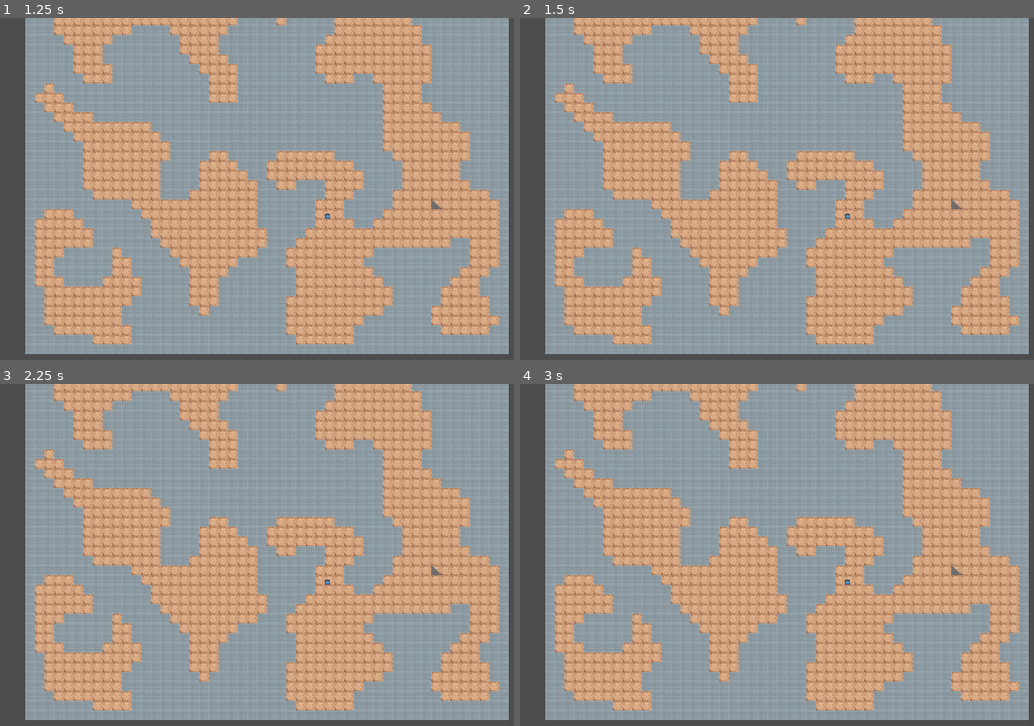
Above: before the commit, frames 1-4 (two rows, left to right).
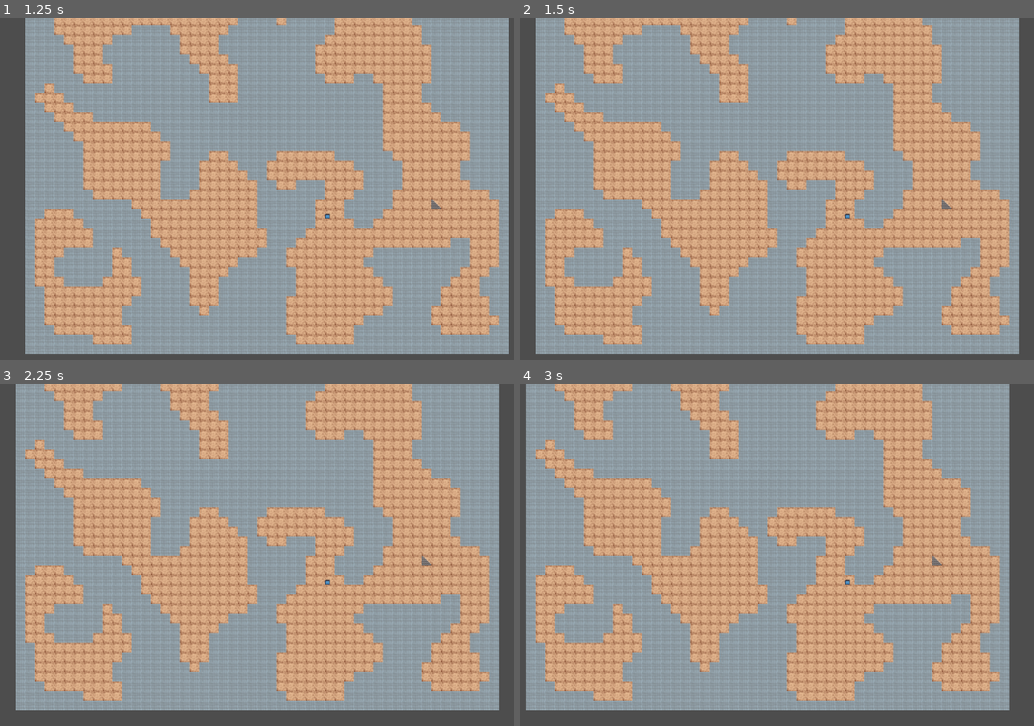
Above: after the commit, the same moments.

Repository: serviux/MysteryDungeon
Game: Godot game, scene res://main.tscn
Same seed, same stepped clock (60 frames per second), same inputs: the game is played once before the commit and once after it. The engine's default icon, where the game draws it, is replaced by a stand-in: a white triangle on a blue panel in a dark square.
Inputs:
- Up to frame 1 (1.25 s): tap Enter at 0.5 s; hold D (move_right) from 0.53 s (still down)
- Up to frame 2 (1.5 s): tap Space at 1.25 s; release D (move_right) at 1.28 s; hold S (move_down) from 1.28 s (still down)
- Up to frame 3 (2.25 s): tap Enter at 2 s; release S (move_down) at 2.03 s; hold D (move_right) from 2.03 s (still down)
- Up to frame 4 (3 s): tap Space at 2.75 s; release D (move_right) at 2.78 s; hold W (move_up) from 2.78 s (still down)

Frame 1 is identical in both runs. In frame 2, 16% of the frame differs, in the area x 3-99%, y 0-99%; in frame 3, 21%; in frame 4, 34%, in the area x 1-99%, y 0-99%.

Commit message:
updated movement to be locked to grid

Diff:
--- a/Scripts/Floor/MapGeneration.gd
+++ b/Scripts/Floor/MapGeneration.gd
@@ -95,6 +95,7 @@
 				var coords = Vector2i(x,y)
 				walkable_coords.append(coords)
 
+
 func _fill_tiles():
 	"""
 	fills the respective tiles based off the map the corrosponding type in the map
@@ -185,7 +186,6 @@
 		random_point = Vector2i(map_rand_x, map_rand_y)
 
 	return random_point
-
 
 
 func smooth_map():
--- a/Scripts/Player/Player.gd
+++ b/Scripts/Player/Player.gd
@@ -16,25 +16,24 @@
 func _physics_process(delta):
 	_movement()
 
-
 func _movement():
-	if(Input.is_action_just_pressed("move_up") and Input.is_action_just_pressed("move_right")):
+	if(Input.is_action_just_released("move_up") and Input.is_action_just_released("move_right")):
 		move.emit(CONSTANTS.DIRECTION.NORTH_EAST)
-	if(Input.is_action_just_pressed("move_up") and Input.is_action_just_pressed("move_left")):
+	if(Input.is_action_just_released("move_up") and Input.is_action_just_released("move_left")):
 		move.emit(CONSTANTS.DIRECTION.NORTH_WEST)
-	if(Input.is_action_just_pressed("move_down") and Input.is_action_just_pressed("move_right")):
+	if(Input.is_action_just_released("move_down") and Input.is_action_just_released("move_right")):
 		move.emit(CONSTANTS.DIRECTION.SOUTH_EAST)
-	if(Input.is_action_just_pressed("move_down") and Input.is_action_just_pressed("move_left")):
+	if(Input.is_action_just_released("move_down") and Input.is_action_just_released("move_left")):
 		move.emit(CONSTANTS.DIRECTION.SOUTH_WEST)
 
 
-	if(Input.is_action_just_pressed("move_right")):
+	if(Input.is_action_just_released("move_right")):
 		move.emit(CONSTANTS.DIRECTION.EAST)
-	if(Input.is_action_just_pressed("move_left")):
+	if(Input.is_action_just_released("move_left")):
 		move.emit(CONSTANTS.DIRECTION.WEST)
-	if(Input.is_action_just_pressed("move_down")):
+	if(Input.is_action_just_released("move_down")):
 		move.emit(CONSTANTS.DIRECTION.SOUTH)
-	if(Input.is_action_just_pressed("move_up")):
+	if(Input.is_action_just_released("move_up")):
 		move.emit(CONSTANTS.DIRECTION.NORTH)
 
 
@@ -56,37 +55,45 @@
 	#get current position of player on the map
 	var ground_layer = map_generator.tile_map_layers[CONSTANTS.TILE_IDX.GROUND]
 	var map_pos = ground_layer.local_to_map(position)
-	print("Current Player position x: %s y: %s" %[map_pos.x, map_pos.y] )
+	print("Current Player Map position x: %s y: %s Current World Position x: %s, y: %s" %[map_pos.x, map_pos.y, position.x, position.y] )
 	print("Current Player Direction: %s" %[GameConstants.DIRECTION.keys()[Direction]] )
 
-	var movement = Vector2i.ZERO
+	var movement = map_pos
 
 	match Direction:
 		CONSTANTS.DIRECTION.NORTH:
-			movement = Vector2i(0, -1)
+			movement += Vector2i(0, -1)
 		CONSTANTS.DIRECTION.NORTH_EAST:
-			movement = Vector2i(1, -1)
+			movement += Vector2i(1, -1)
 		CONSTANTS.DIRECTION.EAST:
-			movement = Vector2i(1, 0)
+			movement += Vector2i(1, 0)
 		CONSTANTS.DIRECTION.SOUTH_EAST:
-			movement = Vector2i(1, 1)
+			movement += Vector2i(1, 1)
 		CONSTANTS.DIRECTION.SOUTH:
-			movement = Vector2i(0,1)
+			movement += Vector2i(0,1)
 		CONSTANTS.DIRECTION.SOUTH_WEST:
-			movement = Vector2i(-1, 1)
+			movement += Vector2i(-1, 1)
 		CONSTANTS.DIRECTION.WEST:
-			movement = Vector2i(-1, 0)
+			movement += Vector2i(-1, 0)
 		CONSTANTS.DIRECTION.NORTH_WEST:
-			movement = Vector2i(-1,-1)
+			movement += Vector2i(-1,-1)
+
+	var walkable = is_tile_walkable(movement)
+	print("Target Map position: x:%s, y:%s Walkable: %s" %[movement.x, movement.y, walkable])
+
+	if walkable:
+		var new_pos = ground_layer.map_to_local(movement)
+		print("test")
+		print("Target world position x: %s y: %s" %[new_pos.x, new_pos.y])
+		position = new_pos
+		moved.emit(movement)
 
 
 
 
-
-
-func is_tile_walkable(point:Vector2i):
+func is_tile_walkable(point:Vector2i) -> bool:
 	var tile = map_generator.map[point.x][point.y]
 
-	if tile == CONSTANTS.GROUND:
+	if tile == CONSTANTS.TILE_IDX.GROUND:
 		return true
 	return false
